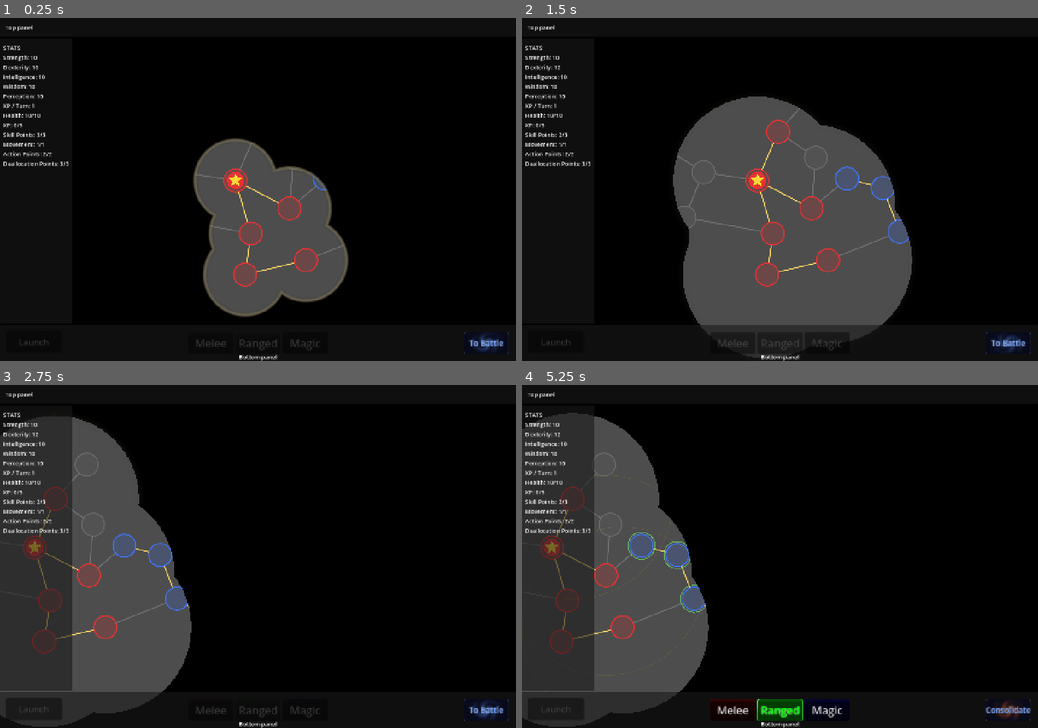
Above: before the commit, frames 1-4 (two rows, left to right).
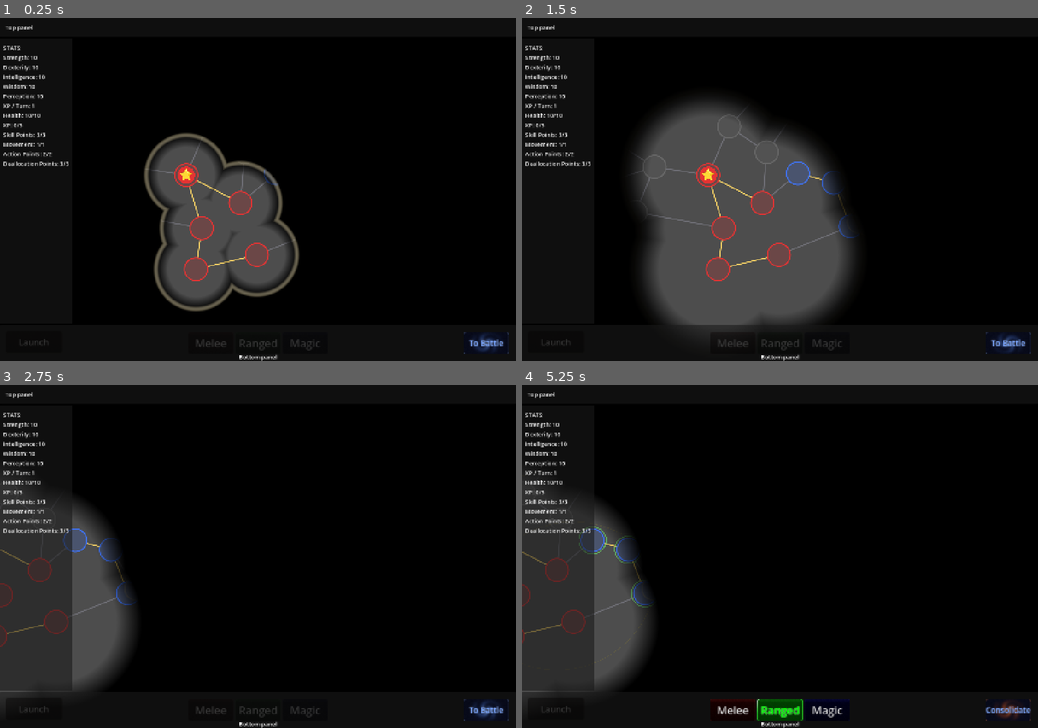
Above: after the commit, the same moments.

Repository: Koaieus/skill-tree-of-life
Game: Godot game, scene res://scenes/dev_sandbox.tscn
Two runs of this game, one before a commit and one after it. Both use one fixed random seed, a clock stepped at 60 frames per second and the inputs below.
Inputs (mouse positions are in pixels of both pictures, inside the frame that each line leads up to):
- Up to frame 1 (0.25 s): no input
- Up to frame 2 (1.5 s): tap Enter at 0.5 s; drag from (759, 179) to (810, 96) at 0.52 s; drag from (780, 131) to (810, 210) at 1.27 s
- Up to frame 3 (2.75 s): hold Right (ui_right) from 2.03 s (still down); tap R at 2.1 s; click (288, 577) at 2.17 s
- Up to frame 4 (5.25 s): release Right (ui_right) at 2.75 s; drag from (573, 601) to (614, 525) at 2.77 s; click "To Battle" at 3.5 s; click "Melee" at 4.25 s; click "Ranged" at 5 s

The runs differ from the first frame. In frame 1, 12% of the frame differs, in the area x 27-68%, y 33-88%; in frame 2, 18%, in the area x 6-76%, y 14-100%; in frame 3, 15%; in frame 4, 15%.

Commit message:
feat(sandbox): recenter graph on origin, expand with utility nodes; vision docs
Shift every position so the Player Core sits at (0, 0) instead of an
arbitrary editor origin — easier to reason about distances and to
configure FogOverlay bounds against world bounds rather than a
historical layout center.

Add 8 new skill nodes around the existing graph to give the dev
sandbox more to play with:

- Watchtower (vision_range +100, health +3) — Player N expansion, gated
  through NE / Up_Out. Demos a vision buff that meaningfully extends
  the visible area on the fog overlay.
- Juggler (dexterity +3) — Player N expansion off Up_Out.
- Spyglass (sensor_range +1, perception +1) — Player NW expansion off
  Left_Out. Pairs sensor reach (graph hops) with the perception →
  vision_range intrinsic.
- Library (intelligence +3, wisdom +2) — Player W expansion, reachable
  from Left or Left_Out.
- Forge (strength +1, health +3) — Player SW expansion off SW.
- Crossroads (xp_per_turn +1, movement_points +1) — neutral midpoint
  bridging the Bridge_E ↔ Enemy_W corridor.
- Enemy_Tower (vision_range +50) — Enemy NE expansion.
- Enemy_Recon (sensor_range +2, perception +2) — Enemy E expansion.

Plus 11 new edges wiring everything in (Watchtower has two upstream
paths so it's a "second-tier" allocation rather than a strict chain).

Camera recentered to (200, 40), roughly between the Player and Enemy
cores.

Adds docs/domain/vision-system.md covering the logical/visual split,
the shader visibility model, the off-switches, cost characteristics,
and the SubViewport scaling path.

Co-Authored-By: Claude Opus 4.7 <noreply@anthropic.com>

Diff:
--- a/scenes/dev_sandbox.tscn
+++ b/scenes/dev_sandbox.tscn
@@ -508,6 +508,56 @@
 stat_id = &"xp_per_turn"
 value = 2.0
 
+[sub_resource type="Resource" id="mod_vision_50"]
+script = ExtResource("2_mod")
+stat_id = &"vision_range"
+value = 50.0
+
+[sub_resource type="Resource" id="mod_vision_100"]
+script = ExtResource("2_mod")
+stat_id = &"vision_range"
+value = 100.0
+
+[sub_resource type="Resource" id="mod_sensor_1"]
+script = ExtResource("2_mod")
+stat_id = &"sensor_range"
+value = 1.0
+
+[sub_resource type="Resource" id="mod_sensor_2"]
+script = ExtResource("2_mod")
+stat_id = &"sensor_range"
+value = 2.0
+
+[sub_resource type="Resource" id="mod_dex_3"]
+script = ExtResource("2_mod")
+stat_id = &"dexterity"
+value = 3.0
+
+[sub_resource type="Resource" id="mod_int_3"]
+script = ExtResource("2_mod")
+stat_id = &"intelligence"
+value = 3.0
+
+[sub_resource type="Resource" id="mod_wis_2"]
+script = ExtResource("2_mod")
+stat_id = &"wisdom"
+value = 2.0
+
+[sub_resource type="Resource" id="mod_per_1"]
+script = ExtResource("2_mod")
+stat_id = &"perception"
+value = 1.0
+
+[sub_resource type="Resource" id="mod_hp_3"]
+script = ExtResource("2_mod")
+stat_id = &"health"
+value = 3.0
+
+[sub_resource type="Resource" id="mod_mp_1"]
+script = ExtResource("2_mod")
+stat_id = &"movement_points"
+value = 1.0
+
 [node name="DevSandbox" type="Node2D" unique_id=325788489]
 script = ExtResource("1_dev")
 metadata/_edit_lock_ = true
@@ -523,8 +573,8 @@
 [node name="FogOverlay" parent="Graph" unique_id=295980468 node_paths=PackedStringArray("vision_system") instance=ExtResource("41_fog")]
 z_index = 1000
 vision_system = NodePath("../Systems/VisionSystem")
-falloff = 0.0
-bounds = Rect2(-1000, -1000, 4000, 3000)
+falloff = 0.3
+bounds = Rect2(-3000, -2250, 6000, 4500)
 
 [node name="Systems" type="Node" parent="Graph" unique_id=1059257422]
 
@@ -699,99 +749,186 @@
 from = NodePath("../../Nodes/Enemy_S")
 to = NodePath("../../Nodes/Enemy_W")
 
+[node name="Edge_NE_Watchtower" type="Node2D" parent="Graph/Edges" unique_id=9000101 node_paths=PackedStringArray("from", "to")]
+script = ExtResource("4_edge")
+from = NodePath("../../Nodes/NE")
+to = NodePath("../../Nodes/Watchtower")
+
+[node name="Edge_UpOut_Watchtower" type="Node2D" parent="Graph/Edges" unique_id=9000102 node_paths=PackedStringArray("from", "to")]
+script = ExtResource("4_edge")
+from = NodePath("../../Nodes/Up_Out")
+to = NodePath("../../Nodes/Watchtower")
+
+[node name="Edge_UpOut_Juggler" type="Node2D" parent="Graph/Edges" unique_id=9000103 node_paths=PackedStringArray("from", "to")]
+script = ExtResource("4_edge")
+from = NodePath("../../Nodes/Up_Out")
+to = NodePath("../../Nodes/Juggler")
+
+[node name="Edge_LeftOut_Spyglass" type="Node2D" parent="Graph/Edges" unique_id=9000104 node_paths=PackedStringArray("from", "to")]
+script = ExtResource("4_edge")
+from = NodePath("../../Nodes/Left_Out")
+to = NodePath("../../Nodes/Spyglass")
+
+[node name="Edge_Left_Library" type="Node2D" parent="Graph/Edges" unique_id=9000105 node_paths=PackedStringArray("from", "to")]
+script = ExtResource("4_edge")
+from = NodePath("../../Nodes/Left")
+to = NodePath("../../Nodes/Library")
+
+[node name="Edge_LeftOut_Library" type="Node2D" parent="Graph/Edges" unique_id=9000106 node_paths=PackedStringArray("from", "to")]
+script = ExtResource("4_edge")
+from = NodePath("../../Nodes/Left_Out")
+to = NodePath("../../Nodes/Library")
+
+[node name="Edge_SW_Forge" type="Node2D" parent="Graph/Edges" unique_id=9000107 node_paths=PackedStringArray("from", "to")]
+script = ExtResource("4_edge")
+from = NodePath("../../Nodes/SW")
+to = NodePath("../../Nodes/Forge")
+
+[node name="Edge_BridgeE_Crossroads" type="Node2D" parent="Graph/Edges" unique_id=9000108 node_paths=PackedStringArray("from", "to")]
+script = ExtResource("4_edge")
+from = NodePath("../../Nodes/Bridge_E")
+to = NodePath("../../Nodes/Crossroads")
+
+[node name="Edge_Crossroads_EnemyW" type="Node2D" parent="Graph/Edges" unique_id=9000109 node_paths=PackedStringArray("from", "to")]
+script = ExtResource("4_edge")
+from = NodePath("../../Nodes/Crossroads")
+to = NodePath("../../Nodes/Enemy_W")
+
+[node name="Edge_EnemyN_EnemyTower" type="Node2D" parent="Graph/Edges" unique_id=9000110 node_paths=PackedStringArray("from", "to")]
+script = ExtResource("4_edge")
+from = NodePath("../../Nodes/Enemy_N")
+to = NodePath("../../Nodes/Enemy_Tower")
+
+[node name="Edge_EnemyE_EnemyRecon" type="Node2D" parent="Graph/Edges" unique_id=9000111 node_paths=PackedStringArray("from", "to")]
+script = ExtResource("4_edge")
+from = NodePath("../../Nodes/Enemy_E")
+to = NodePath("../../Nodes/Enemy_Recon")
+
 [node name="Nodes" type="Node2D" parent="Graph" unique_id=1697871484]
 metadata/_edit_lock_ = true
 
 [node name="Core" parent="Graph/Nodes" unique_id=23072700 node_paths=PackedStringArray("owned_by") instance=ExtResource("9_skill")]
-position = Vector2(673, 457)
+position = Vector2(0, 0)
 owned_by = NodePath("../../Entities/Player")
 
 [node name="Up" parent="Graph/Nodes" unique_id=1730649151 instance=ExtResource("9_skill")]
-position = Vector2(731, 321)
+position = Vector2(58, -136)
 modifiers = Array[ExtResource("2_mod")]([SubResource("mod_dex_2")])
 
 [node name="Right" parent="Graph/Nodes" unique_id=1699135446 node_paths=PackedStringArray("owned_by") instance=ExtResource("9_skill")]
-position = Vector2(824, 535)
+position = Vector2(151, 78)
 owned_by = NodePath("../../Entities/Player")
 modifiers = Array[ExtResource("2_mod")]([SubResource("mod_str_2")])
 
 [node name="Down" parent="Graph/Nodes" unique_id=1425471291 node_paths=PackedStringArray("owned_by") instance=ExtResource("9_skill")]
-position = Vector2(716, 605)
+position = Vector2(43, 148)
 owned_by = NodePath("../../Entities/Player")
 modifiers = Array[ExtResource("2_mod")]([SubResource("mod_hp_5")])
 
 [node name="Left" parent="Graph/Nodes" unique_id=1010139945 instance=ExtResource("9_skill")]
-position = Vector2(523, 434)
+position = Vector2(-150, -23)
 modifiers = Array[ExtResource("2_mod")]([SubResource("mod_int_2")])
 
 [node name="NE" parent="Graph/Nodes" unique_id=1041223297 instance=ExtResource("9_skill")]
-position = Vector2(836, 393)
+position = Vector2(163, -64)
 modifiers = Array[ExtResource("2_mod")]([SubResource("mod_per_2")])
 
 [node name="Up_Out" parent="Graph/Nodes" unique_id=1748015269 instance=ExtResource("9_skill")]
-position = Vector2(818, 225)
+position = Vector2(145, -232)
 input_pickable = false
 modifiers = Array[ExtResource("2_mod")]([SubResource("mod_dex_1"), SubResource("mod_xp_1")])
 
 [node name="Right_Out" parent="Graph/Nodes" unique_id=1524370075 node_paths=PackedStringArray("owned_by") instance=ExtResource("9_skill")]
-position = Vector2(923, 452)
+position = Vector2(250, -5)
 owned_by = NodePath("../../Entities/Enemy")
 modifiers = Array[ExtResource("2_mod")]([SubResource("mod_str_1"), SubResource("mod_xp_2")])
 
 [node name="Down_Out" parent="Graph/Nodes" unique_id=8800201 node_paths=PackedStringArray("owned_by") instance=ExtResource("9_skill")]
-position = Vector2(700, 720)
+position = Vector2(27, 263)
 owned_by = NodePath("../../Entities/Player")
 modifiers = Array[ExtResource("2_mod")]([SubResource("mod_xp_2")])
 
 [node name="Left_Out" parent="Graph/Nodes" unique_id=8800202 instance=ExtResource("9_skill")]
-position = Vector2(390, 350)
+position = Vector2(-283, -107)
 input_pickable = false
 modifiers = Array[ExtResource("2_mod")]([SubResource("mod_per_2")])
 
 [node name="SW" parent="Graph/Nodes" unique_id=8800203 instance=ExtResource("9_skill")]
-position = Vector2(470, 560)
+position = Vector2(-203, 103)
 input_pickable = false
 modifiers = Array[ExtResource("2_mod")]([SubResource("mod_int_2")])
 
 [node name="Bridge_E" parent="Graph/Nodes" unique_id=8800204 node_paths=PackedStringArray("owned_by") instance=ExtResource("9_skill")]
-position = Vector2(1023, 478)
+position = Vector2(350, 21)
 input_pickable = false
 owned_by = NodePath("../../Entities/Enemy")
 modifiers = Array[ExtResource("2_mod")]([SubResource("mod_dex_1")])
 
 [node name="Bridge_S" parent="Graph/Nodes" unique_id=8800205 node_paths=PackedStringArray("owned_by") instance=ExtResource("9_skill")]
-position = Vector2(870, 680)
+position = Vector2(197, 223)
 owned_by = NodePath("../../Entities/Player")
 modifiers = Array[ExtResource("2_mod")]([SubResource("mod_hp_5")])
 
 [node name="Enemy_Core" parent="Graph/Nodes" unique_id=8800206 node_paths=PackedStringArray("owned_by") instance=ExtResource("9_skill")]
-position = Vector2(1180, 540)
+position = Vector2(507, 83)
 input_pickable = false
 owned_by = NodePath("../../Entities/Enemy")
 
 [node name="Enemy_N" parent="Graph/Nodes" unique_id=8800207 node_paths=PackedStringArray("owned_by") instance=ExtResource("9_skill")]
-position = Vector2(1140, 410)
+position = Vector2(467, -47)
 input_pickable = false
 owned_by = NodePath("../../Entities/Enemy")
 
 [node name="Enemy_E" parent="Graph/Nodes" unique_id=8800208 node_paths=PackedStringArray("owned_by") instance=ExtResource("9_skill")]
-position = Vector2(1280, 580)
+position = Vector2(607, 123)
 input_pickable = false
 owned_by = NodePath("../../Entities/Enemy")
 
 [node name="Enemy_S" parent="Graph/Nodes" unique_id=8800209 node_paths=PackedStringArray("owned_by") instance=ExtResource("9_skill")]
-position = Vector2(1180, 670)
+position = Vector2(507, 213)
 input_pickable = false
 owned_by = NodePath("../../Entities/Enemy")
 
 [node name="Enemy_W" parent="Graph/Nodes" unique_id=8800210 node_paths=PackedStringArray("owned_by") instance=ExtResource("9_skill")]
-position = Vector2(1070, 600)
+position = Vector2(397, 143)
 input_pickable = false
 owned_by = NodePath("../../Entities/Enemy")
 
+[node name="Watchtower" parent="Graph/Nodes" unique_id=9000001 instance=ExtResource("9_skill")]
+position = Vector2(300, -260)
+modifiers = Array[ExtResource("2_mod")]([SubResource("mod_vision_100"), SubResource("mod_hp_3")])
+
+[node name="Juggler" parent="Graph/Nodes" unique_id=9000002 instance=ExtResource("9_skill")]
+position = Vector2(-50, -290)
+modifiers = Array[ExtResource("2_mod")]([SubResource("mod_dex_3")])
+
+[node name="Spyglass" parent="Graph/Nodes" unique_id=9000003 instance=ExtResource("9_skill")]
+position = Vector2(-380, -180)
+modifiers = Array[ExtResource("2_mod")]([SubResource("mod_sensor_1"), SubResource("mod_per_1")])
+
+[node name="Library" parent="Graph/Nodes" unique_id=9000004 instance=ExtResource("9_skill")]
+position = Vector2(-380, 50)
+modifiers = Array[ExtResource("2_mod")]([SubResource("mod_int_3"), SubResource("mod_wis_2")])
+
+[node name="Forge" parent="Graph/Nodes" unique_id=9000005 instance=ExtResource("9_skill")]
+position = Vector2(-350, 200)
+modifiers = Array[ExtResource("2_mod")]([SubResource("mod_str_1"), SubResource("mod_hp_3")])
+
+[node name="Crossroads" parent="Graph/Nodes" unique_id=9000006 instance=ExtResource("9_skill")]
+position = Vector2(420, 130)
+modifiers = Array[ExtResource("2_mod")]([SubResource("mod_xp_1"), SubResource("mod_mp_1")])
+
+[node name="Enemy_Tower" parent="Graph/Nodes" unique_id=9000007 instance=ExtResource("9_skill")]
+position = Vector2(650, -80)
+modifiers = Array[ExtResource("2_mod")]([SubResource("mod_vision_50")])
+
+[node name="Enemy_Recon" parent="Graph/Nodes" unique_id=9000008 instance=ExtResource("9_skill")]
+position = Vector2(750, 120)
+modifiers = Array[ExtResource("2_mod")]([SubResource("mod_sensor_2"), SubResource("mod_per_2")])
+
 [node name="Camera" type="Camera2D" parent="Graph" unique_id=1488255030]
 unique_name_in_owner = true
-position = Vector2(736, 482)
+position = Vector2(200, 40)
 script = ExtResource("39_uulnk")
 metadata/_custom_type_script = "uid://bb2qycfjh26rf"
 
Not shown, added: docs/domain/vision-system.md
